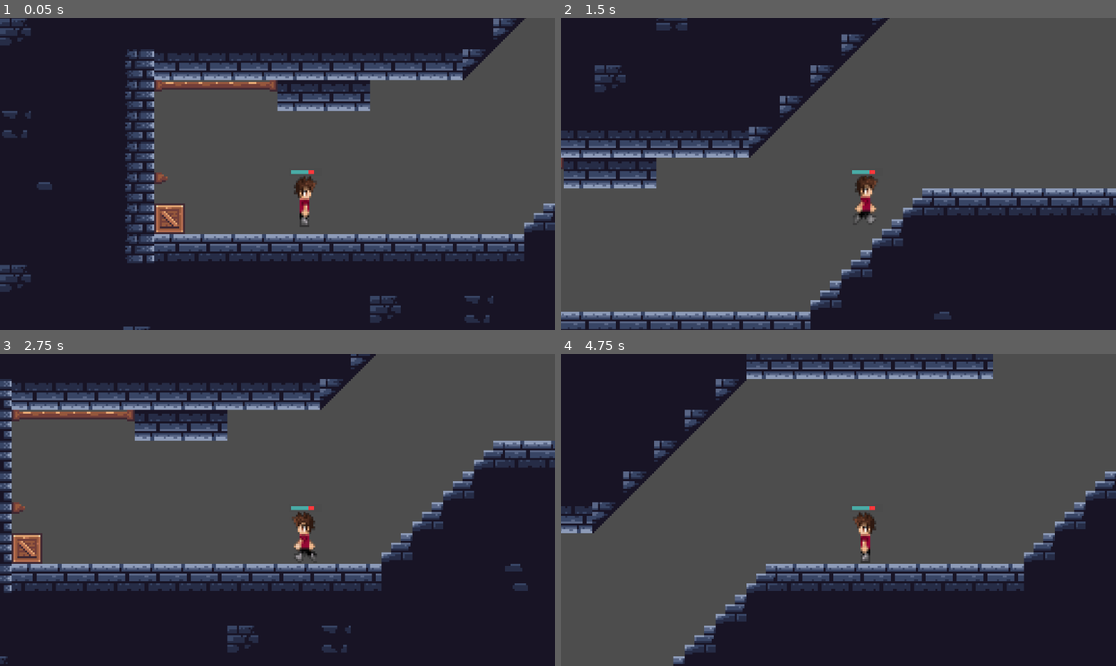
Above: before the commit, frames 1-4 (two rows, left to right).
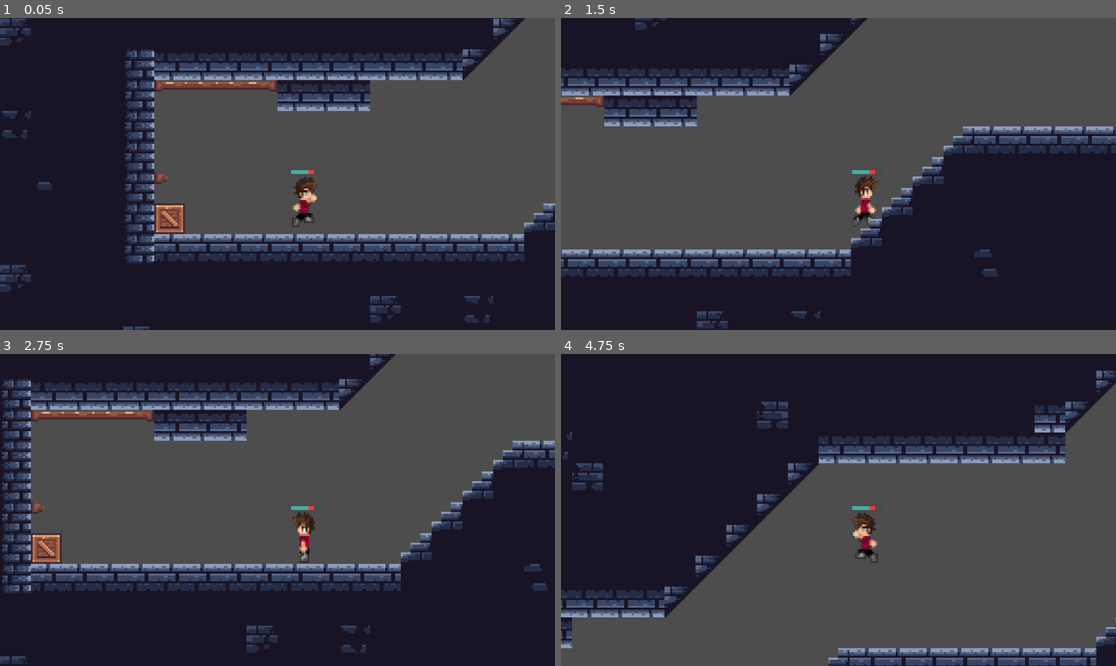
Above: after the commit, the same moments.

Repository: Rohan2335/Dungeonbasin
Game: Godot game, scene res://main.tscn
Two runs of this game, one before a commit and one after it. Both use one fixed random seed, a clock stepped at 60 frames per second and the inputs below.
Inputs:
- Up to frame 1 (0.05 s): no input
- Up to frame 2 (1.5 s): tap Enter (ui_accept) at 0.5, 0.6 s; hold Right (ui_right) from 0.53 s (still down); tap Space (jump, bound only after the commit) at 0.77, 0.8, 1.07, 1.35 s
- Up to frame 3 (2.75 s): tap Space (jump, bound only after the commit) at 1.52, 1.82, 2.3 s; tap Enter (ui_accept) at 1.55, 2.1 s; release Right (ui_right) at 2.03 s; hold Left (ui_left) from 2.03 s (still down)
- Up to frame 4 (4.75 s): release Left (ui_left) at 2.78 s; hold Right (ui_right) 2.78-4.28 s; tap Enter (ui_accept) at 2.85, 4.35 s; tap Space (jump, bound only after the commit) at 3.02, 3.32, 3.6, 3.77, 4.07, 4.52 s; hold Left (ui_left) from 4.28 s (still down)

The runs differ from the first frame. In frame 1, 0.3% of the frame differs, in the area x 52-58%, y 51-67%; in frame 2, 33%; in frame 3, 11%; in frame 4, 60%, in the area x 0-100%, y 0-100%.

Commit message:
Added jump to the annimation
added wasd keybinds and the spacebar triggers the jump annimation

Diff:
--- a/halloweengame-1/player.gd
+++ b/halloweengame-1/player.gd
@@ -4,6 +4,7 @@
 const SPEED = 150.0
 const JUMP_VELOCITY = -300.0
 @onready var annimated_sprite = $AnimatedSprite2D
+@onready var timer: Timer = $Timer
 
 
 
@@ -13,21 +14,31 @@
 	if not is_on_floor():
 		velocity += get_gravity() * delta
 
+
 	# Handle jump.
-	if Input.is_action_just_pressed("ui_accept") and is_on_floor():
+	if Input.is_action_just_pressed("jump") and is_on_floor():
 		velocity.y = JUMP_VELOCITY
+		annimated_sprite.play("jump")
+		timer.start()
+	if Input.is_action_just_pressed("jump"):
+		print(annimated_sprite.sprite_frames.get_animation_names())
+		annimated_sprite.play("jump")
+	if Input.is_action_just_pressed("jump"):
 		annimated_sprite.play("jump")
 
 	# Get the input direction and handle the movement/deceleration.
 	# As good practice, you should replace UI actions with custom gameplay actions.
 	var direction := Input.get_axis("ui_left", "ui_right")
 	if direction:
+
 		velocity.x = direction * SPEED
 		annimated_sprite.play("walk")
 		annimated_sprite.flip_h = direction < 0
 	else:
 		velocity.x = move_toward(velocity.x, 0, SPEED)
 		annimated_sprite.play("idle")
-
+	if not is_on_floor():
+		# Jumping or falling — use jump animation
+		annimated_sprite.play("jump")
 
 	move_and_slide()
--- a/halloweengame-1/player.tscn
+++ b/halloweengame-1/player.tscn
@@ -17,6 +17,9 @@
 "speed": 5.0
 }, {
 "frames": [{
+"duration": 1.0,
+"texture": ExtResource("3_sweqy")
+}, {
 "duration": 1.0,
 "texture": ExtResource("3_sweqy")
 }],
@@ -50,8 +53,11 @@
 position = Vector2(14, 13)
 sprite_frames = SubResource("SpriteFrames_hqtel")
 animation = &"jump"
-frame_progress = 0.12025127
+frame_progress = 0.70997876
 
 [node name="CollisionShape2D" type="CollisionShape2D" parent="."]
 position = Vector2(13.25, 17)
 shape = SubResource("RectangleShape2D_i3pqv")
+
+[node name="Timer" type="Timer" parent="."]
+wait_time = 0.09
--- a/halloweengame-1/project.godot
+++ b/halloweengame-1/project.godot
@@ -23,6 +23,35 @@
 
 project/assembly_name="Halloweengame1"
 
+[input]
+
+ui_left={
+"deadzone": 0.5,
+"events": [Object(InputEventKey,"resource_local_to_scene":false,"resource_name":"","device":0,"window_id":0,"alt_pressed":false,"shift_pressed":false,"ctrl_pressed":false,"meta_pressed":false,"pressed":false,"keycode":4194319,"physical_keycode":0,"key_label":0,"unicode":0,"location":0,"echo":false,"script":null)
+, Object(InputEventJoypadButton,"resource_local_to_scene":false,"resource_name":"","device":0,"button_index":13,"pressure":0.0,"pressed":false,"script":null)
+, Object(InputEventJoypadMotion,"resource_local_to_scene":false,"resource_name":"","device":0,"axis":0,"axis_value":-1.0,"script":null)
+, Object(InputEventKey,"resource_local_to_scene":false,"resource_name":"","device":-1,"window_id":0,"alt_pressed":false,"shift_pressed":false,"ctrl_pressed":false,"meta_pressed":false,"pressed":false,"keycode":0,"physical_keycode":65,"key_label":0,"unicode":97,"location":0,"echo":false,"script":null)
+]
+}
+ui_right={
+"deadzone": 0.5,
+"events": [Object(InputEventKey,"resource_local_to_scene":false,"resource_name":"","device":0,"window_id":0,"alt_pressed":false,"shift_pressed":false,"ctrl_pressed":false,"meta_pressed":false,"pressed":false,"keycode":4194321,"physical_keycode":0,"key_label":0,"unicode":0,"location":0,"echo":false,"script":null)
+, Object(InputEventJoypadButton,"resource_local_to_scene":false,"resource_name":"","device":0,"button_index":14,"pressure":0.0,"pressed":false,"script":null)
+, Object(InputEventJoypadMotion,"resource_local_to_scene":false,"resource_name":"","device":0,"axis":0,"axis_value":1.0,"script":null)
+, Object(InputEventKey,"resource_local_to_scene":false,"resource_name":"","device":-1,"window_id":0,"alt_pressed":false,"shift_pressed":false,"ctrl_pressed":false,"meta_pressed":false,"pressed":false,"keycode":0,"physical_keycode":68,"key_label":0,"unicode":100,"location":0,"echo":false,"script":null)
+]
+}
+left={
+"deadzone": 0.2,
+"events": [Object(InputEventKey,"resource_local_to_scene":false,"resource_name":"","device":-1,"window_id":0,"alt_pressed":false,"shift_pressed":false,"ctrl_pressed":false,"meta_pressed":false,"pressed":false,"keycode":0,"physical_keycode":65,"key_label":0,"unicode":97,"location":0,"echo":false,"script":null)
+]
+}
+jump={
+"deadzone": 0.2,
+"events": [Object(InputEventKey,"resource_local_to_scene":false,"resource_name":"","device":-1,"window_id":0,"alt_pressed":false,"shift_pressed":false,"ctrl_pressed":false,"meta_pressed":false,"pressed":false,"keycode":0,"physical_keycode":32,"key_label":0,"unicode":32,"location":0,"echo":false,"script":null)
+]
+}
+
 [rendering]
 
 textures/canvas_textures/default_texture_filter=0
